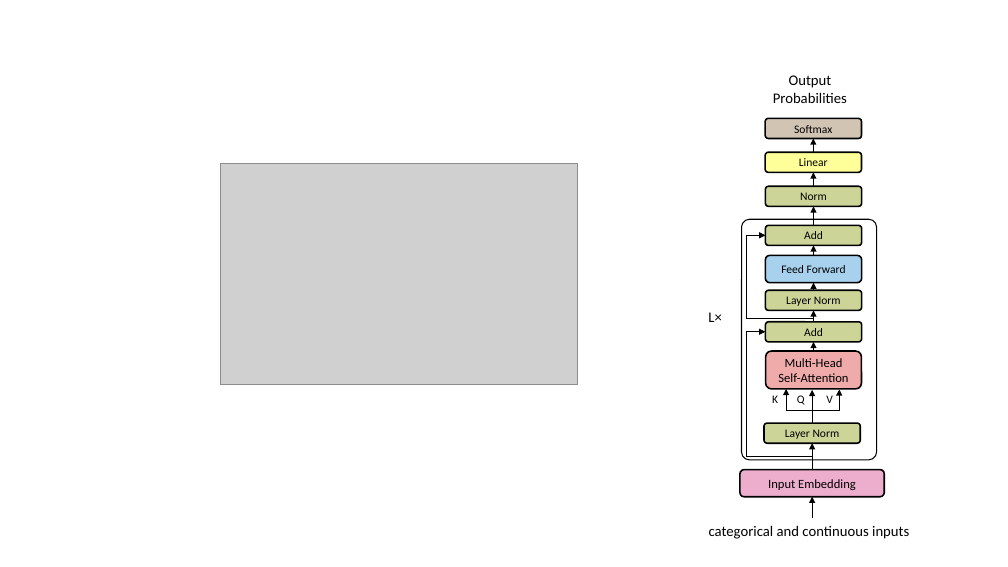
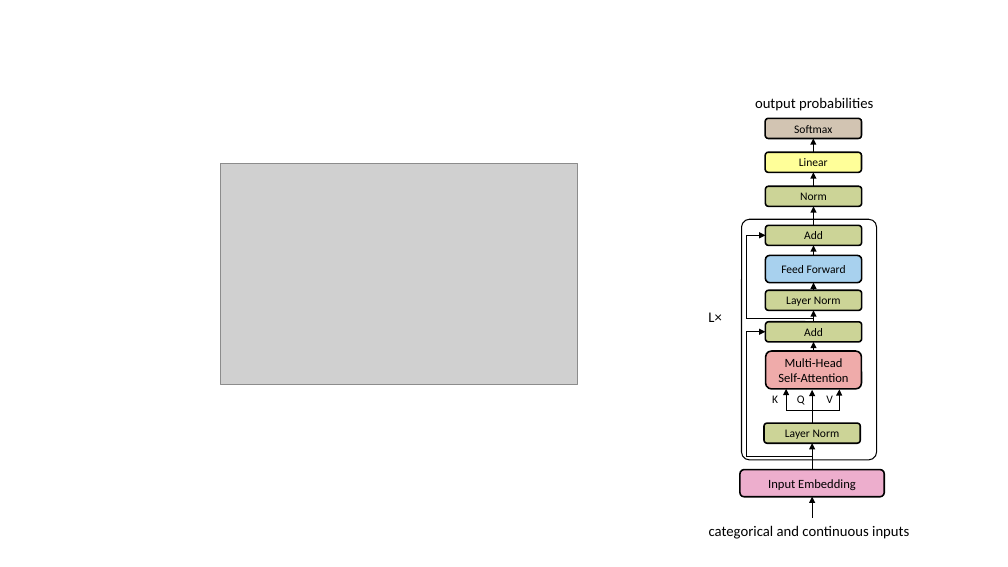
Before and after one commit to KarelZe/thesis, a slide deck: slide 7 of reports/Graphs/diagrams.pptx. Drawn at 1008x567 pixels with LibreOffice and Linux fonts; fonts in the diff are those of the drawing; grey boxes stand for pictures; background and template pictures are left out. Boxes give left, top, right and bottom in pixels: in the first picture for what was removed or moved away, otherwise in the second. Text is boxed around its words. In the diff, an @@ line names an element or a change of style, - is before the commit and + after.

```diff
--- a/reports/Graphs/diagrams.pptx
+++ b/reports/Graphs/diagrams.pptx
@@ text at [755, 98, 873, 111]: text changed @@
-Output
-Probabilities
+output probabilities
```
Also in this commit, not shown: 5 other files.
